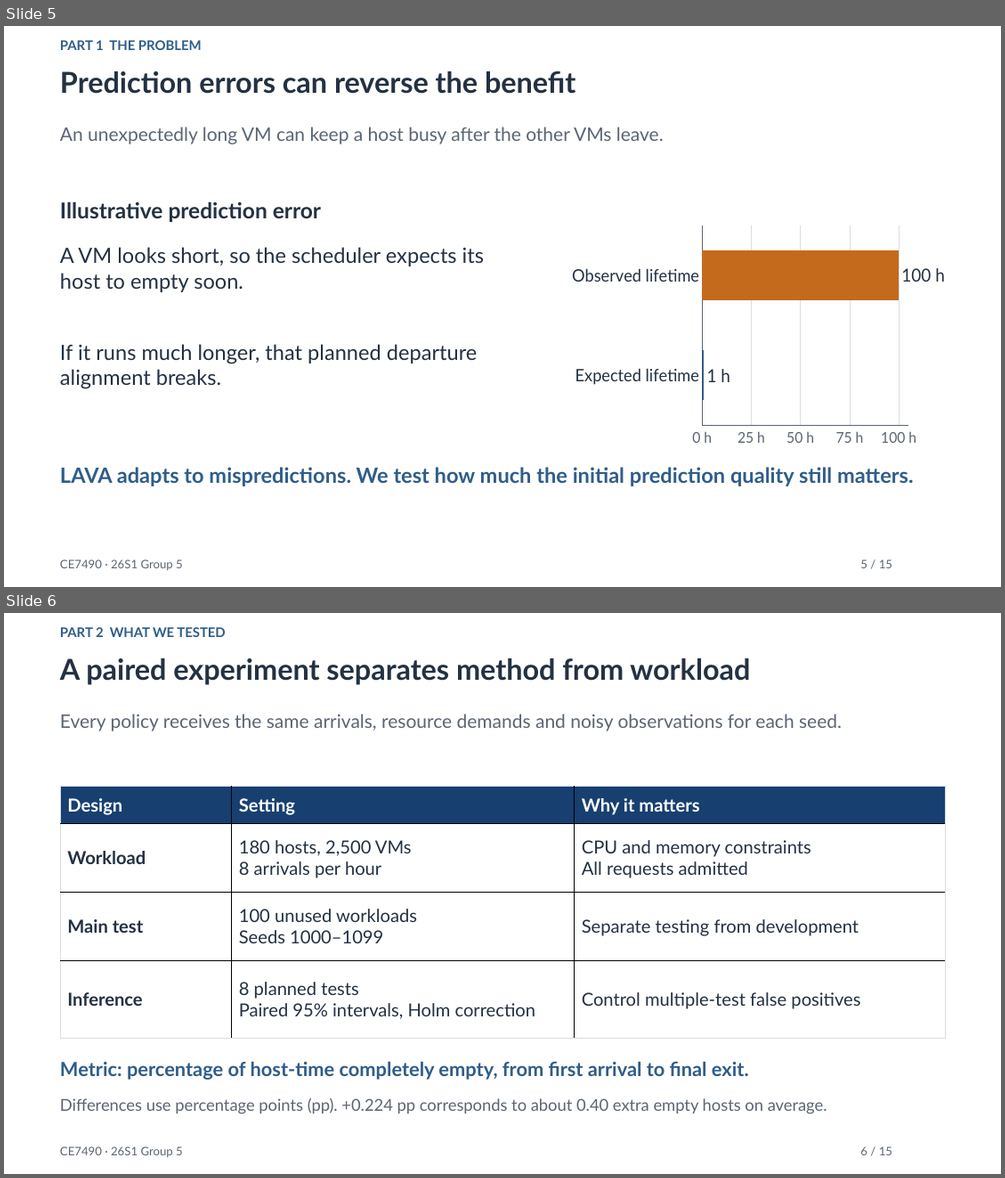
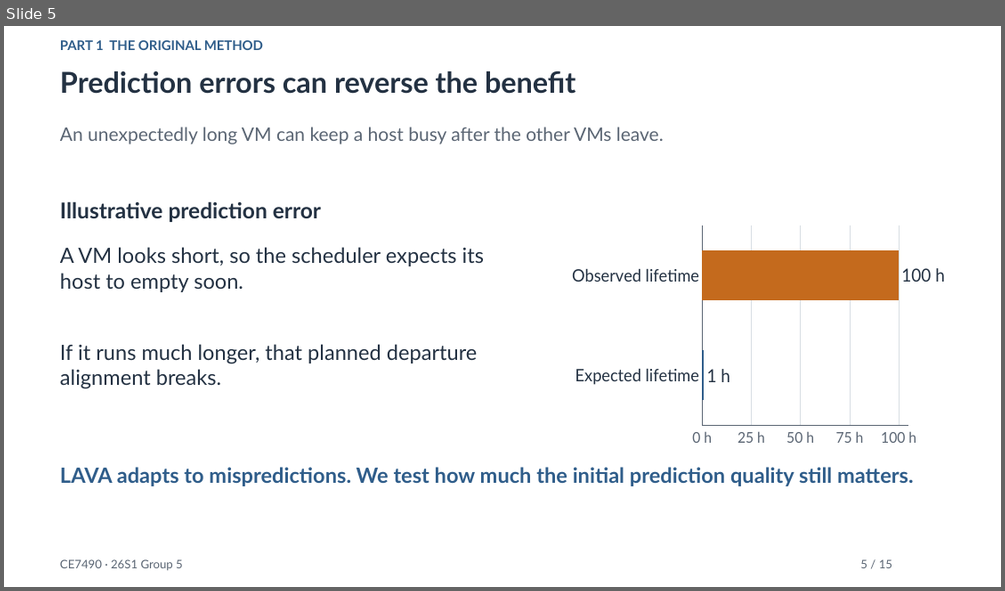
Before and after one commit to xxxmian/CE7490-P2_Revisiting_LAVA, a slide deck: Revisiting_Lifetime_Aware_VM_Allocation_Presentation_v4.pptx. Shown one above the other, each under a label of ours: slides 5 and 6 before the commit, slide 5 after it. The pictures are 1005x1178 and 1005x591 pixels, drawn with LibreOffice and Linux fonts; fonts in the diff are those of the drawing. Boxes give left, top, right and bottom in pixels: in the first picture for what was removed or moved away, otherwise in the second. Text is boxed around its words. In the diff, an @@ line names an element or a change of style, - is before the commit and + after.

Commit message:
Refocus presentation on method reproduction before improvement

```diff
--- a/Revisiting_Lifetime_Aware_VM_Allocation_Presentation_v4.pptx
+++ b/Revisiting_Lifetime_Aware_VM_Allocation_Presentation_v4.pptx
@@ slide 6 removed at (x1=4, y1=613, x2=1001, y2=1174), background #FFFFFF @@
@@ text removed at (x1=60, y1=627, x2=225, y2=637) @@
-PART 2 WHAT WE TESTED
@@ text removed at (x1=60, y1=658, x2=750, y2=685) @@
-A paired experiment separates method from workload
@@ text removed at (x1=60, y1=714, x2=841, y2=731) @@
-Every policy receives the same arrivals, resource demands and noisy observations for each seed.
@@ table removed at (x1=60, y1=786, x2=945, y2=1038), 4 rows, 3 columns @@
-Design | Setting | Why it matters
-Workload | 180 hosts, 2,500 VMs / 8 arrivals per hour | CPU and memory constraints / All requests admitted
-Main test | 100 unused workloads / Seeds 1000–1099 | Separate testing from development
-Inference | 8 planned tests / Paired 95% intervals, Holm correction | Control multiple-test false positives
@@ text removed at (x1=60, y1=1061, x2=749, y2=1079) @@
-Metric: percentage of host-time completely empty, from first arrival to final exit.
@@ text removed at (x1=60, y1=1098, x2=827, y2=1114) @@
-Differences use percentage points (pp). +0.224 pp corresponds to about 0.40 extra empty hosts on average.
@@ text removed at (x1=60, y1=1146, x2=183, y2=1157) @@
-CE7490 · 26S1 Group 5
@@ text removed at (x1=860, y1=1146, x2=892, y2=1155) @@
-6 / 15
@@ slide 5 changed as well @@
@@ text at (x1=60, y1=40, x2=263, y2=50): text changed @@
-PART 1 THE PROBLEM
+PART 1 THE ORIGINAL METHOD
```
Also in this commit, not shown: 9 other slides changed, 5 slides added, 4 other slides removed, 3 other files.
